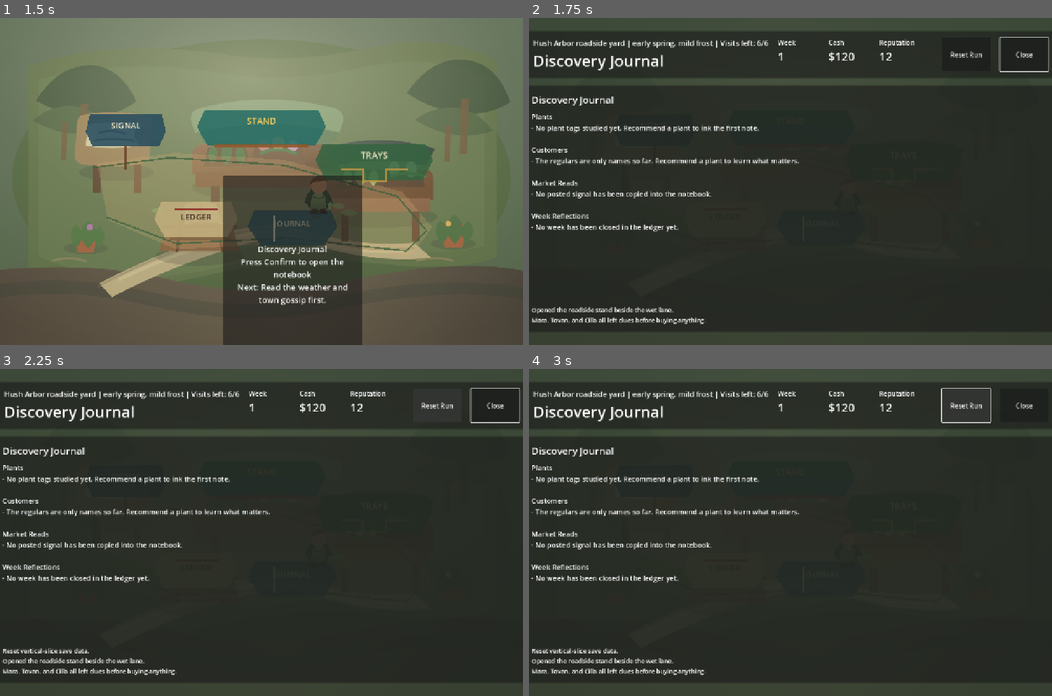
Above: before the commit, frames 1-4 (two rows, left to right).
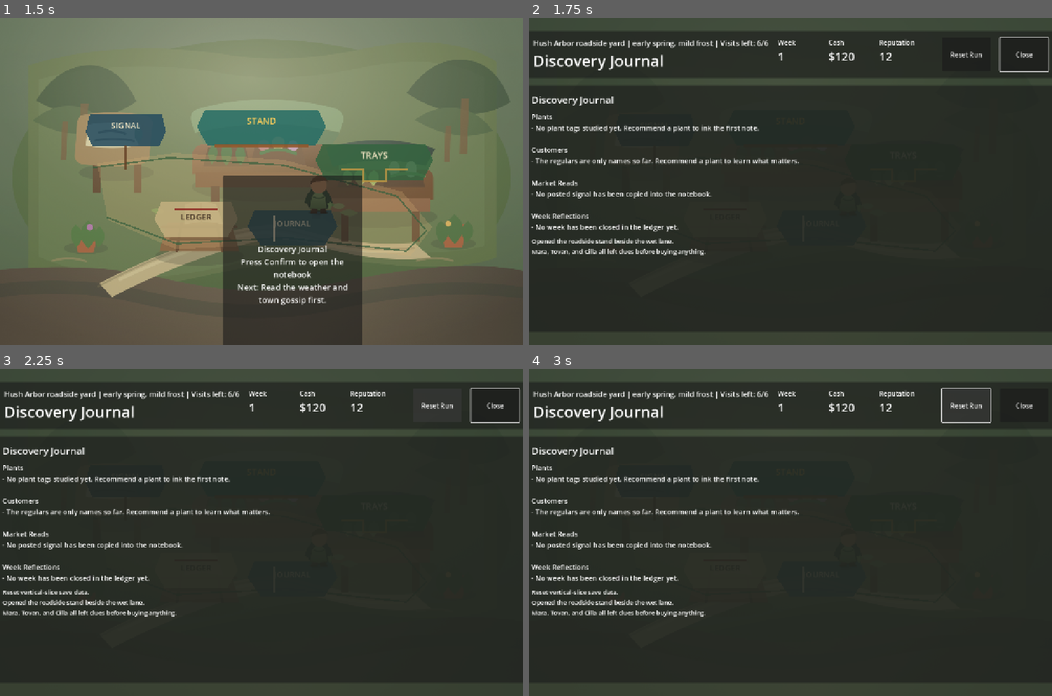
Above: after the commit, the same moments.

Repository: ethan-adams/garden-nursery
Game: Godot game, scene res://scenes/main/main.tscn
The game is run twice, just before and just after one commit, with the same random seed, the same clock (stepped at 60 frames per second) and the same inputs.
Inputs:
- Up to frame 1 (1.5 s): tap Enter (ui_accept) at 0.5, 0.77 s; hold Right (ui_right) 0.53-1.28 s; hold Tab (ui_tab_next) 0.53-1.28 s; hold Down (ui_down) from 1.28 s (still down); tap Tab (ui_tab_next) at 1.35 s
- Up to frame 2 (1.75 s): keep holding Down (ui_down); tap Enter (ui_accept) at 1.52 s
- Up to frame 3 (2.25 s): release Down (ui_down) at 2 s; click "Reset Run" at 2 s
- Up to frame 4 (3 s): hold Right (ui_right) from 2.78 s (still down); hold Tab (ui_tab_next) from 2.78 s (still down)

Frame 1 is identical in both runs. In frame 2, 1.2% of the frame differs, in the area x 0-34%, y 67-94%; in frame 3, 1.5%; in frame 4, 1.5%.

Commit message:
fix: fit the stand overlay to 1280x800 with real controller focus (#94)
The plant stand overlay rendered 16 inventory buttons (~1660px) into an
800px viewport with no scrolling and no focus paths, so controller focus
walked onto offscreen, invisible controls. Steam Deck players could not
reach half the stand.

- Wrap the inventory, customer, and outcome lists in ScrollContainers with
  follow_focus, so the focused control is always scrolled on screen.
- Render customer cards as focusable Buttons (a bare Label draws no focus
  state and can't be walked or scrolled to).
- Add a deliberate cross-section focus path: the shoulder buttons jump
  between visible panels (ui_tab_next / ui_tab_previous), landing on each
  panel's first genuinely focusable, visible control.
- Rebind the panel-jump to the actual shoulder buttons (L1/R1, joypad 9/10);
  they were pointed at Back and Guide, and Guide never even reaches the game
  on a Deck. Make the playtest and UX-baseline docs name the real controls.
- Remove the orphan ui_details / ui_sort / ui_journal input actions that were
  bound to nothing, and split the baseline doc into bound-today vs reserved.
- Guard all of this in agent-check.mjs so a future change can't regress the
  overlay back into an unscrollable, focus-broken stand.

Verified: npm test, npm run test:product (headless import + 8 GDScript
tests), and an extended headless boot all pass clean. Live scroll-follows-
focus feel and controller-on-Deck-hardware remain a human playtest item.

Harness-Managed: true

Diff:
--- a/godot/project.godot
+++ b/godot/project.godot
@@ -27,25 +27,13 @@
 "deadzone": 0.5,
 "events": [Object(InputEventKey,"resource_local_to_scene":false,"resource_name":"","device":-1,"window_id":0,"alt_press …(353 unchanged characters)…
 }
-ui_details={
-"deadzone": 0.5,
-"events": [Object(InputEventKey,"resource_local_to_scene":false,"resource_name":"","device":-1,"window_id":0,"alt_pressed":false,"shift_pressed":false,"ctrl_pressed":false,"meta_pressed":false,"pressed":false,"keycode":70,"physical_keycode":0,"key_label":0,"unicode":102,"location":0,"echo":false,"script":null), Object(InputEventJoypadButton,"resource_local_to_scene":false,"resource_name":"","device":-1,"button_index":3,"pressure":0.0,"pressed":false,"script":null)]
-}
 ui_tab_next={
 "deadzone": 0.5,
-"events": [Object(InputEventKey,"resource_local_to_scene":fa …(324 unchanged characters)… rce_name":"","device":-1,"button_index":5,"pressure":0.0,"pressed":false,"script":null)]
+"events": [Object(InputEventKey,"resource_local_to_scene":fa …(324 unchanged characters)… rce_name":"","device":-1,"button_index":10,"pressure":0.0,"pressed":false,"script":null)]
 }
 ui_tab_previous={
 "deadzone": 0.5,
-"events": [Object(InputEventKey,"resource_local_to_scene":fa …(323 unchanged characters)… rce_name":"","device":-1,"button_index":4,"pressure":0.0,"pressed":false,"script":null)]
-}
-ui_sort={
-"deadzone": 0.5,
-"events": [Object(InputEventKey,"resource_local_to_scene":false,"resource_name":"","device":-1,"window_id":0,"alt_pressed":false,"shift_pressed":false,"ctrl_pressed":false,"meta_pressed":false,"pressed":false,"keycode":82,"physical_keycode":0,"key_label":0,"unicode":114,"location":0,"echo":false,"script":null)]
-}
-ui_journal={
-"deadzone": 0.5,
-"events": [Object(InputEventKey,"resource_local_to_scene":false,"resource_name":"","device":-1,"window_id":0,"alt_pressed":false,"shift_pressed":false,"ctrl_pressed":false,"meta_pressed":false,"pressed":false,"keycode":74,"physical_keycode":0,"key_label":0,"unicode":106,"location":0,"echo":false,"script":null)]
+"events": [Object(InputEventKey,"resource_local_to_scene":fa …(323 unchanged characters)… rce_name":"","device":-1,"button_index":9,"pressure":0.0,"pressed":false,"script":null)]
 }
 
 [rendering]
--- a/godot/scenes/nursery/nursery_stand.tscn
+++ b/godot/scenes/nursery/nursery_stand.tscn
@@ -205,10 +205,16 @@
 theme_override_font_sizes/font_size = 24
 text = "Inventory Recommendations"
 
-[node name="InventoryList" type="VBoxContainer" parent="SafeArea/RootStack/BoardRow/InventoryPanel/InventoryMargin/InventoryStack"]
-unique_name_in_owner = true
-layout_mode = 2
-size_flags_vertical = 3
+[node name="InventoryScroll" type="ScrollContainer" parent="SafeArea/RootStack/BoardRow/InventoryPanel/InventoryMargin/InventoryStack"]
+layout_mode = 2
+size_flags_vertical = 3
+follow_focus = true
+horizontal_scroll_mode = 0
+
+[node name="InventoryList" type="VBoxContainer" parent="SafeArea/RootStack/BoardRow/InventoryPanel/InventoryMargin/InventoryStack/InventoryScroll"]
+unique_name_in_owner = true
+layout_mode = 2
+size_flags_horizontal = 3
 theme_override_constants/separation = 8
 
 [node name="LowerRow" type="HBoxContainer" parent="SafeArea/RootStack"]
@@ -238,10 +244,16 @@
 theme_override_font_sizes/font_size = 24
 text = "Regulars Today"
 
-[node name="CustomerList" type="VBoxContainer" parent="SafeArea/RootStack/LowerRow/CustomerPanel/CustomerMargin/CustomerStack"]
-unique_name_in_owner = true
-layout_mode = 2
-size_flags_vertical = 3
+[node name="CustomerScroll" type="ScrollContainer" parent="SafeArea/RootStack/LowerRow/CustomerPanel/CustomerMargin/CustomerStack"]
+layout_mode = 2
+size_flags_vertical = 3
+follow_focus = true
+horizontal_scroll_mode = 0
+
+[node name="CustomerList" type="VBoxContainer" parent="SafeArea/RootStack/LowerRow/CustomerPanel/CustomerMargin/CustomerStack/CustomerScroll"]
+unique_name_in_owner = true
+layout_mode = 2
+size_flags_horizontal = 3
 theme_override_constants/separation = 8
 
 [node name="OutcomePanel" type="PanelContainer" parent="SafeArea/RootStack/LowerRow"]
@@ -256,66 +268,72 @@
 theme_override_constants/margin_right = 18
 theme_override_constants/margin_bottom = 18
 
-[node name="OutcomeStack" type="VBoxContainer" parent="SafeArea/RootStack/LowerRow/OutcomePanel/OutcomeMargin"]
-layout_mode = 2
+[node name="OutcomeScroll" type="ScrollContainer" parent="SafeArea/RootStack/LowerRow/OutcomePanel/OutcomeMargin"]
+layout_mode = 2
+size_flags_vertical = 3
+follow_focus = true
+horizontal_scroll_mode = 0
+
+[node name="OutcomeStack" type="VBoxContainer" parent="SafeArea/RootStack/LowerRow/OutcomePanel/OutcomeMargin/OutcomeScroll"]
+layout_mode = 2
+size_flags_horizontal = 3
 theme_override_constants/separation = 12
 
-[node name="OutcomeHeading" type="Label" parent="SafeArea/RootStack/LowerRow/OutcomePanel/OutcomeMargin/OutcomeStack"]
+[node name="OutcomeHeading" type="Label" parent="SafeArea/RootStack/LowerRow/OutcomePanel/OutcomeMargin/OutcomeScroll/OutcomeStack"]
 unique_name_in_owner = true
 layout_mode = 2
 theme_override_font_sizes/font_size = 24
 text = "Week Outcome"
 
-[node name="OutcomeText" type="Label" parent="SafeArea/RootStack/LowerRow/OutcomePanel/OutcomeMargin/OutcomeStack"]
-unique_name_in_owner = true
-layout_mode = 2
-size_flags_vertical = 3
+[node name="OutcomeText" type="Label" parent="SafeArea/RootStack/LowerRow/OutcomePanel/OutcomeMargin/OutcomeScroll/OutcomeStack"]
+unique_name_in_owner = true
+layout_mode = 2
 theme_override_font_sizes/font_size = 17
 text = "Choose a market signal, recommend a plant, then advance the week."
 autowrap_mode = 3
 
-[node name="PropagationHeading" type="Label" parent="SafeArea/RootStack/LowerRow/OutcomePanel/OutcomeMargin/OutcomeStack"]
+[node name="PropagationHeading" type="Label" parent="SafeArea/RootStack/LowerRow/OutcomePanel/OutcomeMargin/OutcomeScroll/OutcomeStack"]
 unique_name_in_owner = true
 layout_mode = 2
 theme_override_font_sizes/font_size = 22
 text = "Propagation Bench"
 
-[node name="PropagationStatus" type="Label" parent="SafeArea/RootStack/LowerRow/OutcomePanel/OutcomeMargin/OutcomeStack"]
+[node name="PropagationStatus" type="Label" parent="SafeArea/RootStack/LowerRow/OutcomePanel/OutcomeMargin/OutcomeScroll/OutcomeStack"]
 unique_name_in_owner = true
 layout_mode = 2
 theme_override_font_sizes/font_size = 17
 text = "Bench idle."
 autowrap_mode = 3
 
-[node name="StartPropagationButton" type="Button" parent="SafeArea/RootStack/LowerRow/OutcomePanel/OutcomeMargin/OutcomeStack"]
+[node name="StartPropagationButton" type="Button" parent="SafeArea/RootStack/LowerRow/OutcomePanel/OutcomeMargin/OutcomeScroll/OutcomeStack"]
 unique_name_in_owner = true
 layout_mode = 2
 custom_minimum_size = Vector2(0, 50)
 focus_mode = 2
 text = "Start Bench Tray"
 
-[node name="RestockButton" type="Button" parent="SafeArea/RootStack/LowerRow/OutcomePanel/OutcomeMargin/OutcomeStack"]
+[node name="RestockButton" type="Button" parent="SafeArea/RootStack/LowerRow/OutcomePanel/OutcomeMargin/OutcomeScroll/OutcomeStack"]
 unique_name_in_owner = true
 layout_mode = 2
 custom_minimum_size = Vector2(0, 50)
 focus_mode = 2
 text = "Order Stock"
 
-[node name="EventButton" type="Button" parent="SafeArea/RootStack/LowerRow/OutcomePanel/OutcomeMargin/OutcomeStack"]
+[node name="EventButton" type="Button" parent="SafeArea/RootStack/LowerRow/OutcomePanel/OutcomeMargin/OutcomeScroll/OutcomeStack"]
 unique_name_in_owner = true
 layout_mode = 2
 custom_minimum_size = Vector2(0, 50)
 focus_mode = 2
 text = "Seed Swap"
 
-[node name="LogText" type="Label" parent="SafeArea/RootStack/LowerRow/OutcomePanel/OutcomeMargin/OutcomeStack"]
+[node name="LogText" type="Label" parent="SafeArea/RootStack/LowerRow/OutcomePanel/OutcomeMargin/OutcomeScroll/OutcomeStack"]
 unique_name_in_owner = true
 layout_mode = 2
 theme_override_font_sizes/font_size = 15
 text = ""
 autowrap_mode = 3
 
-[node name="AdvanceWeekButton" type="Button" parent="SafeArea/RootStack/LowerRow/OutcomePanel/OutcomeMargin/OutcomeStack"]
+[node name="AdvanceWeekButton" type="Button" parent="SafeArea/RootStack/LowerRow/OutcomePanel/OutcomeMargin/OutcomeScroll/OutcomeStack"]
 unique_name_in_owner = true
 layout_mode = 2
 custom_minimum_size = Vector2(0, 54)
@@ -323,9 +341,9 @@
 text = "Close Ledger Week"
 
 [connection signal="pressed" from="SafeArea/RootStack/BoardRow/SignalPanel/SignalMargin/SignalStack/NextSignalButton" to="." method="_on_next_signal_button_pressed"]
-[connection signal="pressed" from="SafeArea/RootStack/LowerRow/OutcomePanel/OutcomeMargin/OutcomeStack/StartPropagationButton" to="." method="_on_start_propagation_button_pressed"]
-[connection signal="pressed" from="SafeArea/RootStack/LowerRow/OutcomePanel/OutcomeMargin/OutcomeStack/RestockButton" to="." method="_on_restock_button_pressed"]
-[connection signal="pressed" from="SafeArea/RootStack/LowerRow/OutcomePanel/OutcomeMargin/OutcomeStack/EventButton" to="." method="_on_event_button_pressed"]
-[connection signal="pressed" from="SafeArea/RootStack/LowerRow/OutcomePanel/OutcomeMargin/OutcomeStack/AdvanceWeekButton" to="." method="_on_advance_week_button_pressed"]
+[connection signal="pressed" from="SafeArea/RootStack/LowerRow/OutcomePanel/OutcomeMargin/OutcomeScroll/OutcomeStack/StartPropagationButton" to="." method="_on_start_propagation_button_pressed"]
+[connection signal="pressed" from="SafeArea/RootStack/LowerRow/OutcomePanel/OutcomeMargin/OutcomeScroll/OutcomeStack/RestockButton" to="." method="_on_restock_button_pressed"]
+[connection signal="pressed" from="SafeArea/RootStack/LowerRow/OutcomePanel/OutcomeMargin/OutcomeScroll/OutcomeStack/EventButton" to="." method="_on_event_button_pressed"]
+[connection signal="pressed" from="SafeArea/RootStack/LowerRow/OutcomePanel/OutcomeMargin/OutcomeScroll/OutcomeStack/AdvanceWeekButton" to="." method="_on_advance_week_button_pressed"]
 [connection signal="pressed" from="SafeArea/RootStack/Header/HeaderMargin/HeaderRow/ResetRunButton" to="." method="_on_reset_run_button_pressed"]
 [connection signal="pressed" from="SafeArea/RootStack/Header/HeaderMargin/HeaderRow/CloseButton" to="." method="_on_close_button_pressed"]
--- a/godot/scripts/ui/nursery_stand.gd
+++ b/godot/scripts/ui/nursery_stand.gd
@@ -75,6 +75,12 @@
 	if event.is_action_pressed("ui_cancel"):
 		close_station()
 		get_viewport().set_input_as_handled()
+	elif event.is_action_pressed("ui_tab_next"):
+		_cycle_section_focus(1)
+		get_viewport().set_input_as_handled()
+	elif event.is_action_pressed("ui_tab_previous"):
+		_cycle_section_focus(-1)
+		get_viewport().set_input_as_handled()
 
 
 func _load_data() -> void:
@@ -107,6 +113,69 @@
 	advance_week_button.focus_mode = Control.FOCUS_ALL
 	reset_run_button.focus_mode = Control.FOCUS_ALL
 	close_button.focus_mode = Control.FOCUS_ALL
+
+
+# Shoulder buttons (ui_tab_next / ui_tab_previous) jump focus between the visible panels,
+# a deliberate cross-section path on top of the D-pad's within-panel walk. The panels each
+# scroll (follow_focus), so the newly focused control is always brought on screen.
+func _cycle_section_focus(direction: int) -> void:
+	var sections := _visible_sections()
+	if sections.is_empty():
+		return
+	var focused := get_viewport().gui_get_focus_owner()
+	var current := _current_section_index(sections, focused)
+	var next_index := wrapi(current + direction, 0, sections.size())
+	var anchor: Control = sections[next_index]["anchor"]
+	if anchor != null:
+		anchor.grab_focus()
+
+
+# Each visible section paired with the control focus should land on when entering it.
+# A section is only offered if it has a genuinely focusable, visible anchor — never a
+# hidden control, which would grab focus offscreen (Godot's grab_focus ignores
+# visibility).
+func _visible_sections() -> Array:
+	var sections: Array = []
+	_append_section(sections, signal_panel, next_signal_button if next_signal_button.visible else null)
+	if inventory_panel.visible:
+		_append_section(sections, inventory_panel, _first_focusable(inventory_list))
+	if customer_panel.visible:
+		_append_section(sections, customer_panel, _first_focusable(customer_list))
+	if outcome_panel.visible:
+		_append_section(sections, outcome_panel, _first_visible_action_button())
+	sections.append({"root": null, "anchor": close_button})
+	return sections
+
+
+func _append_section(sections: Array, root: Control, anchor: Control) -> void:
+	if root != null and root.visible and anchor != null:
+		sections.append({"root": root, "anchor": anchor})
+
+
+func _current_section_index(sections: Array, focused: Control) -> int:
+	if focused != null:
+		for i in range(sections.size()):
+			var root: Control = sections[i]["root"]
+			if root != null and (root == focused or root.is_ancestor_of(focused)):
+				return i
+	return sections.size() - 1
+
+
+func _first_focusable(node: Node) -> Control:
+	for child in node.get_children():
+		if child is Control and child.visible and child.focus_mode != Control.FOCUS_NONE:
+			return child
+		var nested := _first_focusable(child)
+		if nested != null:
+			return nested
+	return null
+
+
+func _first_visible_action_button() -> Control:
+	for button in [start_propagation_button, restock_button, event_button, advance_week_button]:
+		if button.visible and not button.disabled:
+			return button
+	return null
 
 
 func _refresh_all() -> void:
@@ -272,8 +341,12 @@
 	for child in customer_list.get_children():
 		child.queue_free()
 	for customer in run_state.customers:
-		var label := Label.new()
-		label.text = "%s, %s  |  Budget $%d\nWants: %s\n%s" % [
+		# A read-only card, but built as a Button so the controller can walk the regulars
+		# with a visible focus highlight (the default theme draws no focus state on a bare
+		# Label) and follow_focus scrolls the card into view when the list overflows the
+		# panel at 1280x800 (issue #94).
+		var card := Button.new()
+		var card_text := "%s, %s  |  Budget $%d\nWants: %s\n%s" % [
 			customer.get("display_name", "Customer"),
 			customer.get("role", "regular"),
 			int(customer.get("budget", 0)),
@@ -282,11 +355,14 @@
 		]
 		var memory := _latest_relationship_note(customer.get("id", ""))
 		if not memory.is_empty():
-			label.text = "%s\nNote: %s" % [label.text, memory]
-		label.text = "%s\n%s" % [label.text, _customer_memory_text(customer)]
-		label.autowrap_mode = TextServer.AUTOWRAP_WORD_SMART
-		label.custom_minimum_size = Vector2(0, 146)
-		customer_list.add_child(label)
+			card_text = "%s\nNote: %s" % [card_text, memory]
+		card_text = "%s\n%s" % [card_text, _customer_memory_text(customer)]
+		card.text = card_text
+		card.alignment = HORIZONTAL_ALIGNMENT_LEFT
+		card.autowrap_mode = TextServer.AUTOWRAP_WORD_SMART
+		card.custom_minimum_size = Vector2(0, 146)
+		card.focus_mode = Control.FOCUS_ALL
+		customer_list.add_child(card)
 
 
 func _render_journal() -> void:
Not shown, changed: docs/steam-deck-ux-baseline.md
Not shown, changed: docs/vertical-slice-0.1-playtest-build.md
Not shown, changed: scripts/agent-check.mjs
